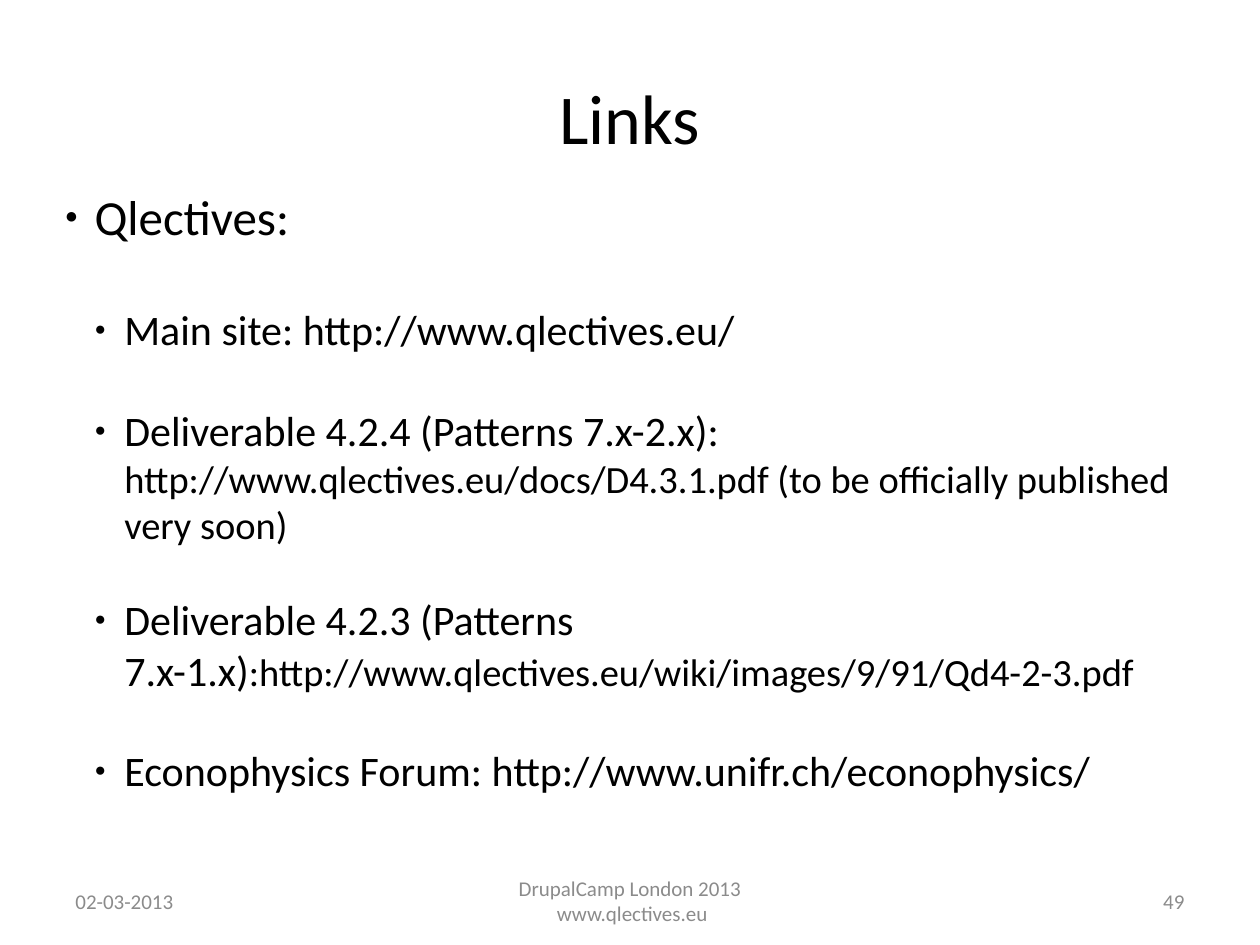
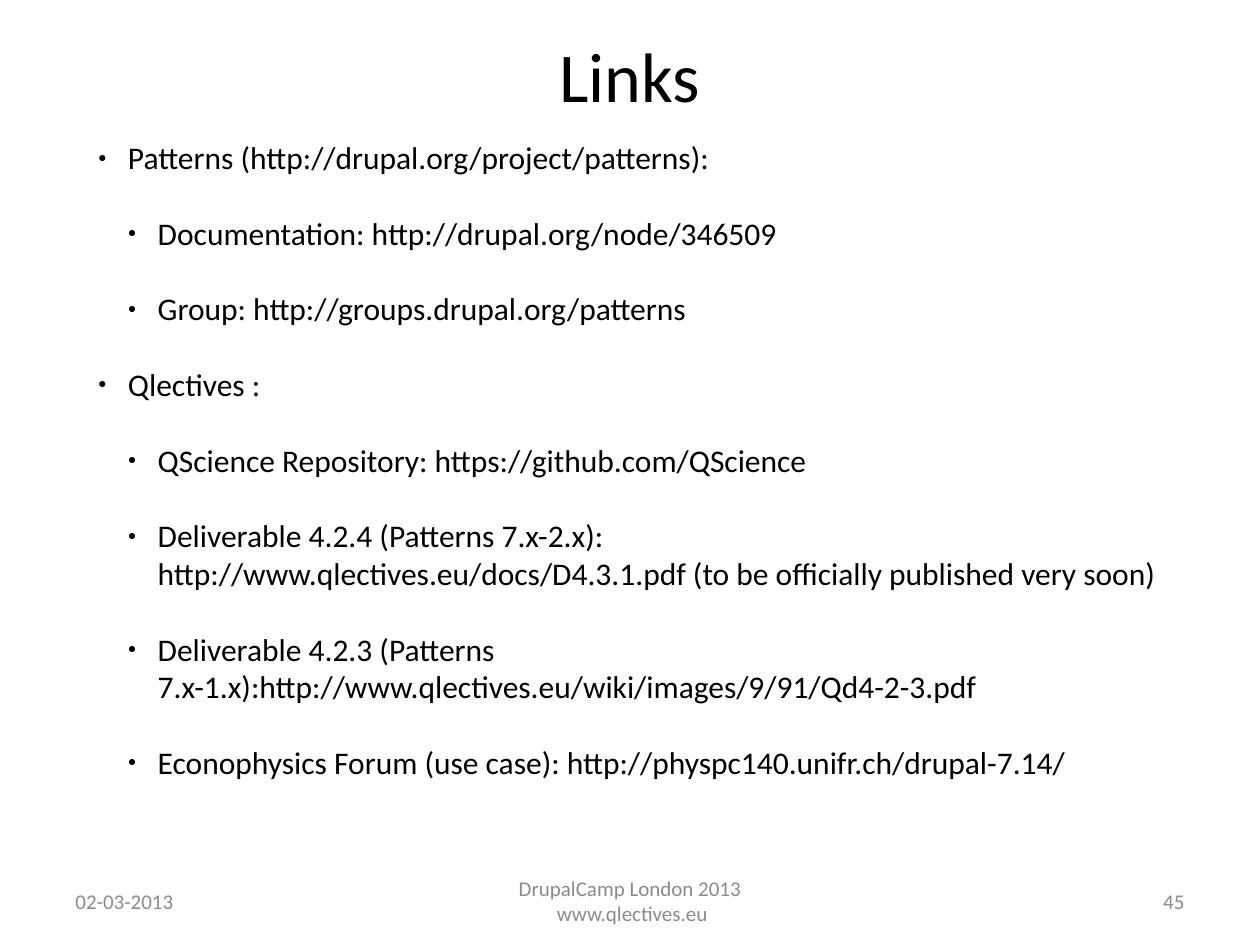
Before and after one commit to QScience/dc-slides, a slide deck: slide 45 of dclondon2013/patterns_dclondon2013.odp (slide 49 before the commit). Drawn at 1260x945 pixels with LibreOffice and Linux fonts; fonts in the diff are those of the drawing; background and template pictures are left out. Boxes give left, top, right and bottom in pixels: in the first picture for what was removed or moved away, otherwise in the second. Text is boxed around its words. In the diff, an @@ line names an element or a change of style, - is before the commit and + after.

```diff
--- a/dclondon2013/patterns_dclondon2013.odp
+++ b/dclondon2013/patterns_dclondon2013.odp
@@ text "Links": place and size @@
-text "Links" at [560, 95, 701, 145]
+text "Links" at [560, 53, 701, 103]
@@ text "Patterns (http://drupal.org/project/patterns):": place and size @@
-text "Patterns (http://drupal.org/project/patterns):" at [95, 201, 1170, 793]
+text "Patterns (http://drupal.org/project/patterns):" at [128, 146, 1155, 779]
@@ text at [128, 146, 806, 478]: text changed; size 24 to 18 pt @@
-● Qlectives:
-  ● Main site: http://www.qlectives.eu/
+● Patterns (http://drupal.org/project/patterns):
+  ● Documentation: http://drupal.org/node/346509
+  ● Group: http://groups.drupal.org/patterns
+● Qlectives :
+  ● QScience Repository: https://github.com/QScience
@@ text at [158, 524, 1155, 704]: size 24 to 18 pt in "Deliverable 4.2.4 (Patterns 7.x-2.x):", "Deliverable 4.2.3 (Patterns 7.x-1.x):http://www.qlectives.eu ..."; size 22 to 18 pt in "http://www.qlectives.eu/docs/D4.3.1.pdf (to be officially pu ...", "7.x-1.x):http://www.qlectives.eu/wiki/images/9/91/Qd4-2-3.pd ..." @@
@@ text at [158, 751, 1065, 779]: text changed; size 24 to 18 pt @@
-  ● Econophysics Forum: http://www.unifr.ch/econophysics/
+  ● Econophysics Forum (use case): http://physpc140.unifr.ch/drupal-7.14/
@@ page number at [1163, 895, 1184, 909]: text changed @@
-49
+45
```
Also in this commit, not shown: 9 other slides changed, 4 slides removed, 1 other file.
